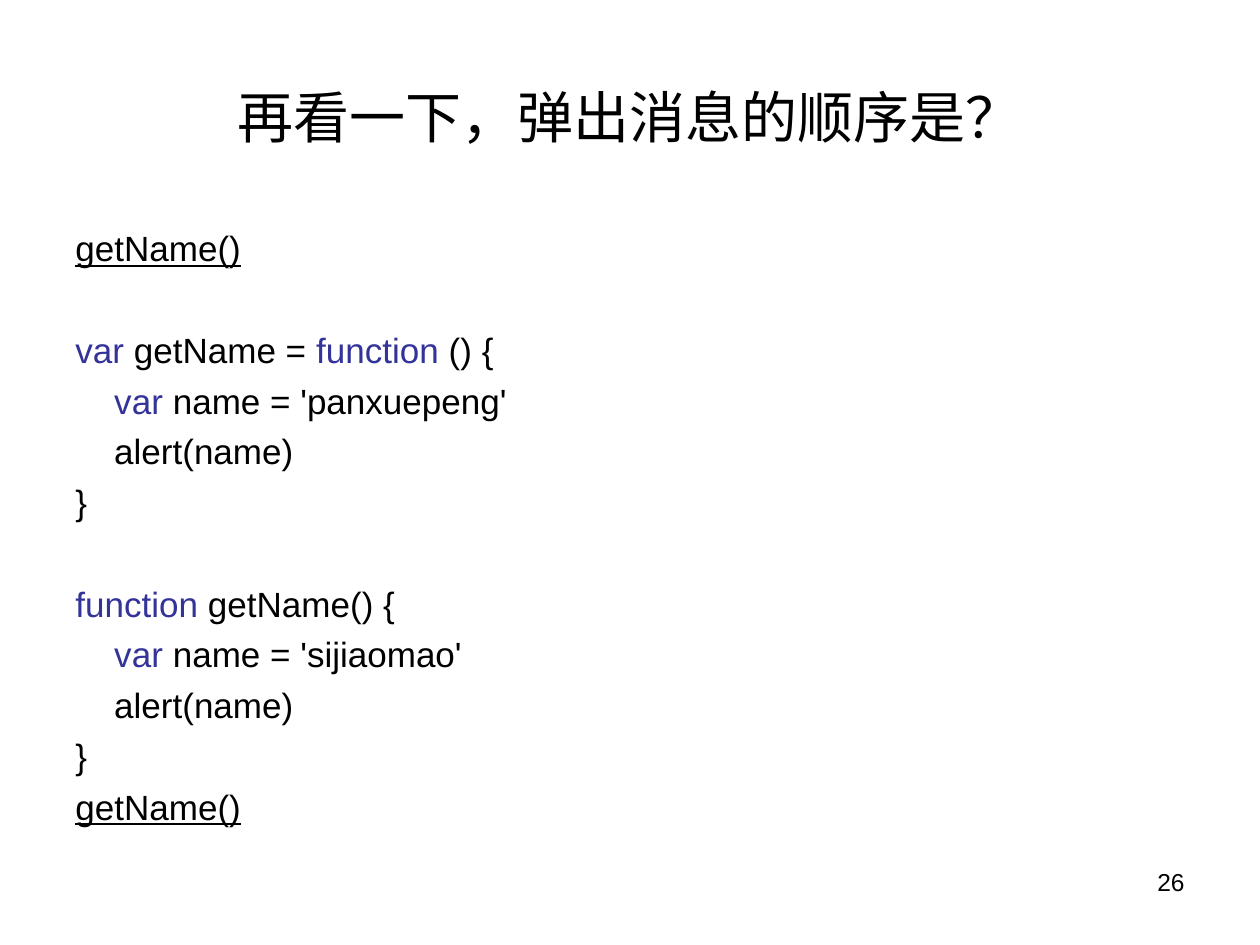
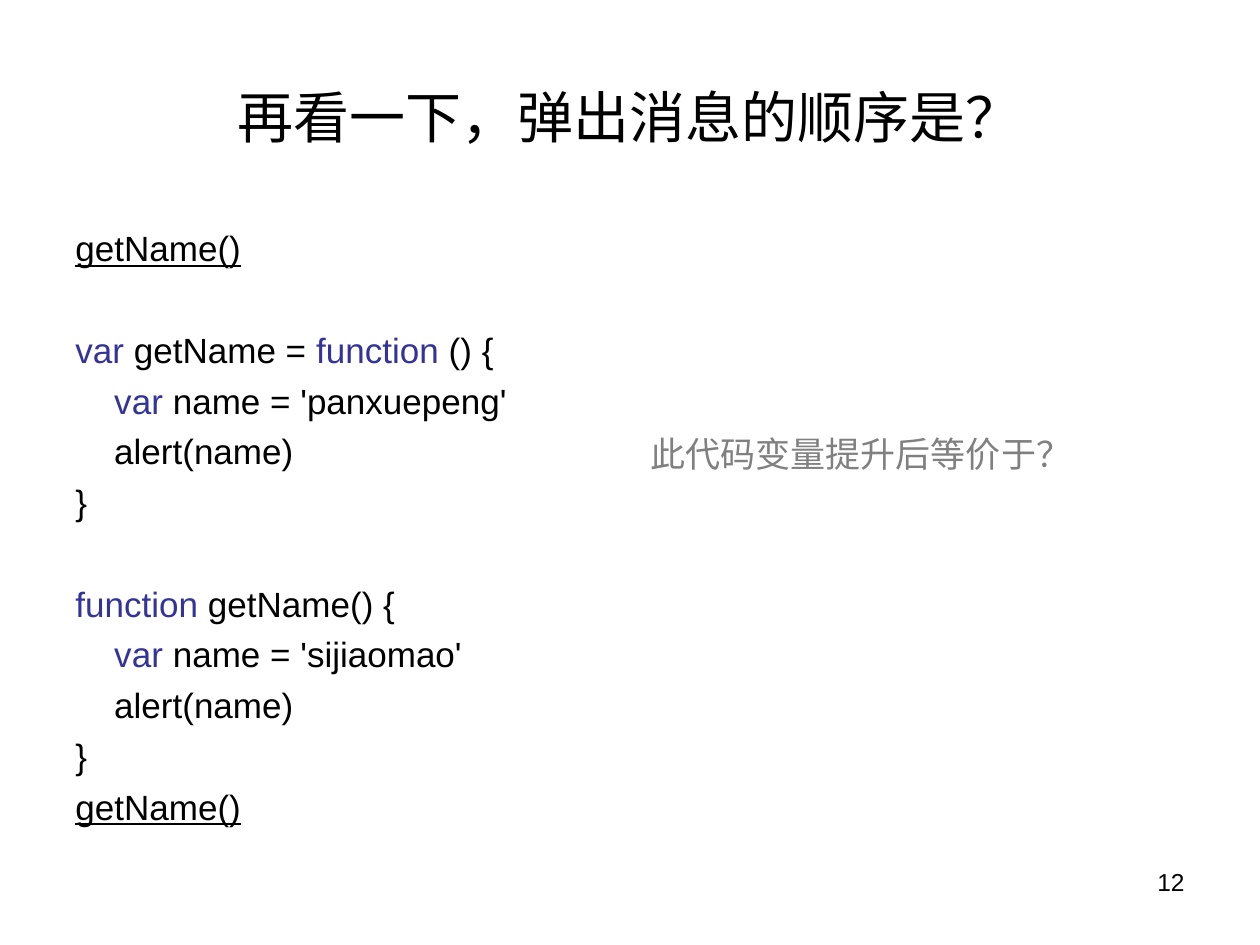
Before and after one commit to panxuepeng/javascript, a slide deck: slide 12 of ppt/第二天课程.ppt (slide 26 before the commit). Drawn at 1260x945 pixels with LibreOffice and Linux fonts; fonts in the diff are those of the drawing. Boxes give left, top, right and bottom in pixels: in the first picture for what was removed or moved away, otherwise in the second. Text is boxed around its words. In the diff, an @@ line names an element or a change of style, - is before the commit and + after.

```diff
--- a/ppt/第二天课程.ppt
+++ b/ppt/第二天课程.ppt
@@ text added at [650, 437, 1071, 470], 20 pt, text #808080 @@
+此代码变量提升后等价于？
@@ page number at [1157, 874, 1184, 891]: text changed @@
-26
+12
```
Also in this commit, not shown: 3 other slides changed, 15 slides removed, 2 other files.
